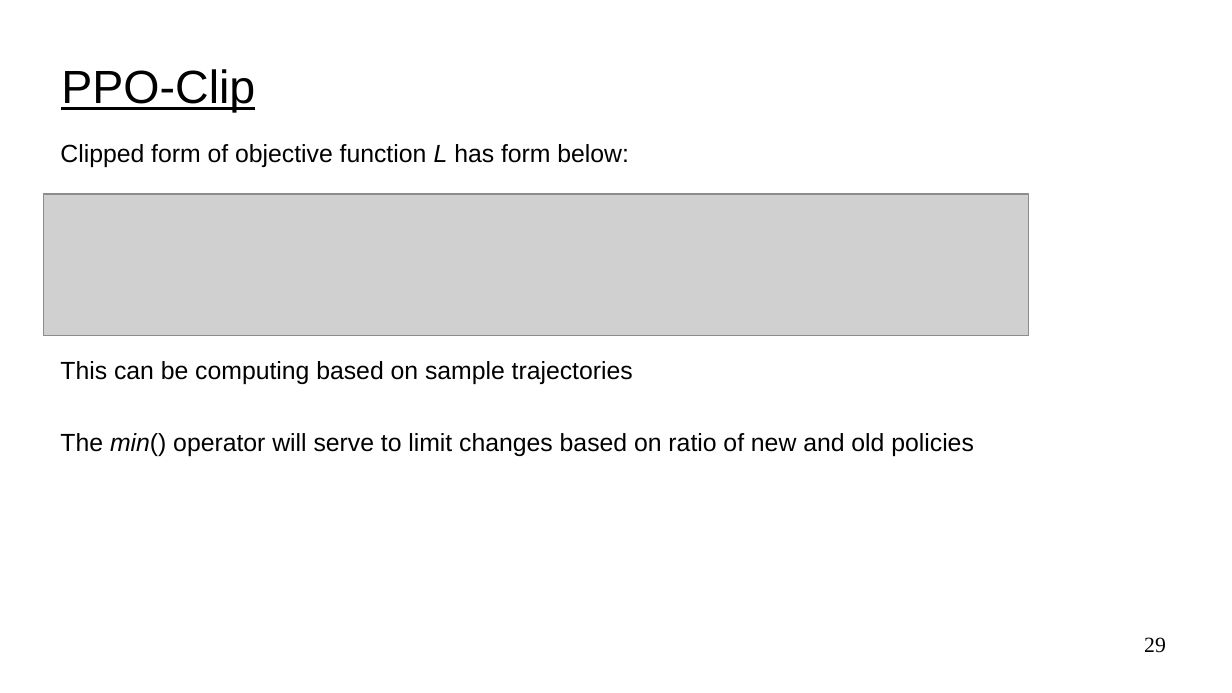
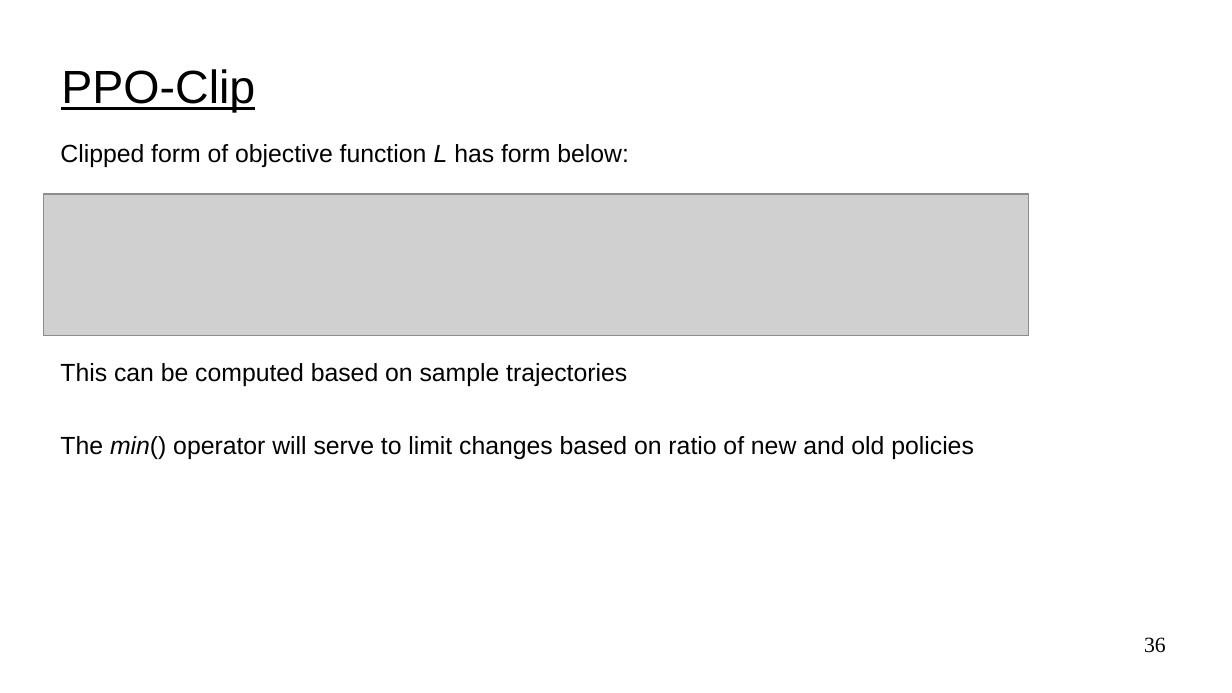
Before and after one commit to UVADS/reinforcement_learning, a slide deck: slide 36 of 08_policy_gradients_extensions/policy_gradients_extensions.ppt (slide 29 before the commit). Drawn at 1232x693 pixels with LibreOffice and Linux fonts; fonts in the diff are those of the drawing; grey boxes stand for pictures. Boxes give left, top, right and bottom in pixels: in the first picture for what was removed or moved away, otherwise in the second. Text is boxed around its words. In the diff, an @@ line names an element or a change of style, - is before the commit and + after.

```diff
--- a/08_policy_gradients_extensions/policy_gradients_extensions.ppt
+++ b/08_policy_gradients_extensions/policy_gradients_extensions.ppt
@@ text at [60, 363, 627, 386]: text changed @@
-This can be computing based on sample trajectories
+This can be computed based on sample trajectories
@@ page number at [1144, 637, 1166, 653]: text changed @@
-29
+36
```
Also in this commit, not shown: 7 other slides changed, 7 slides added.
